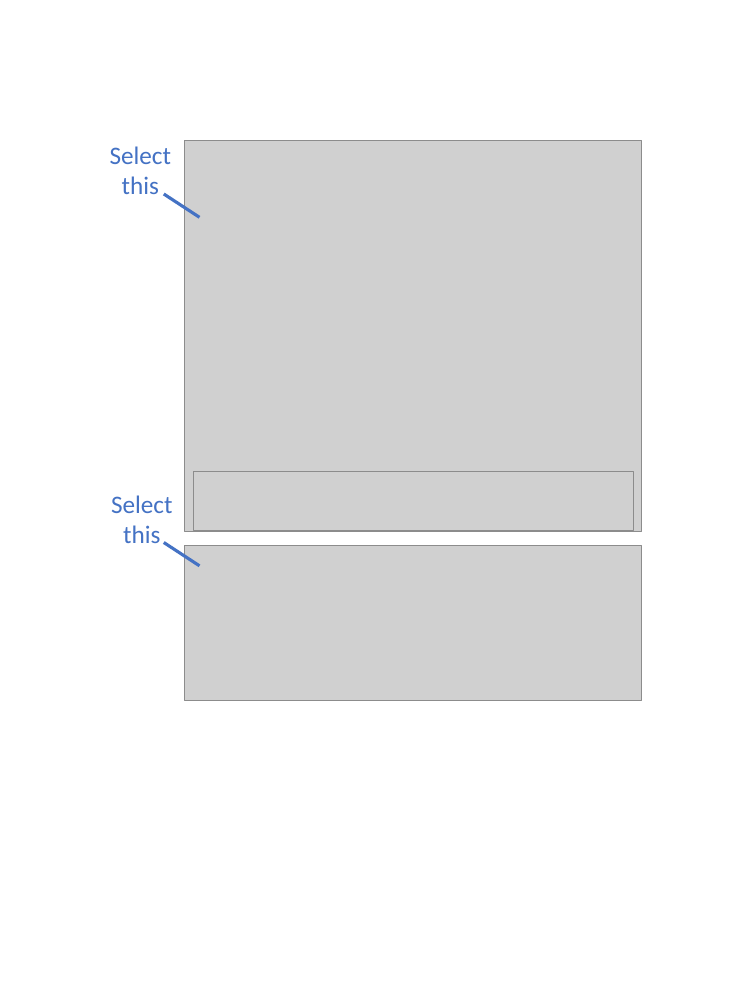
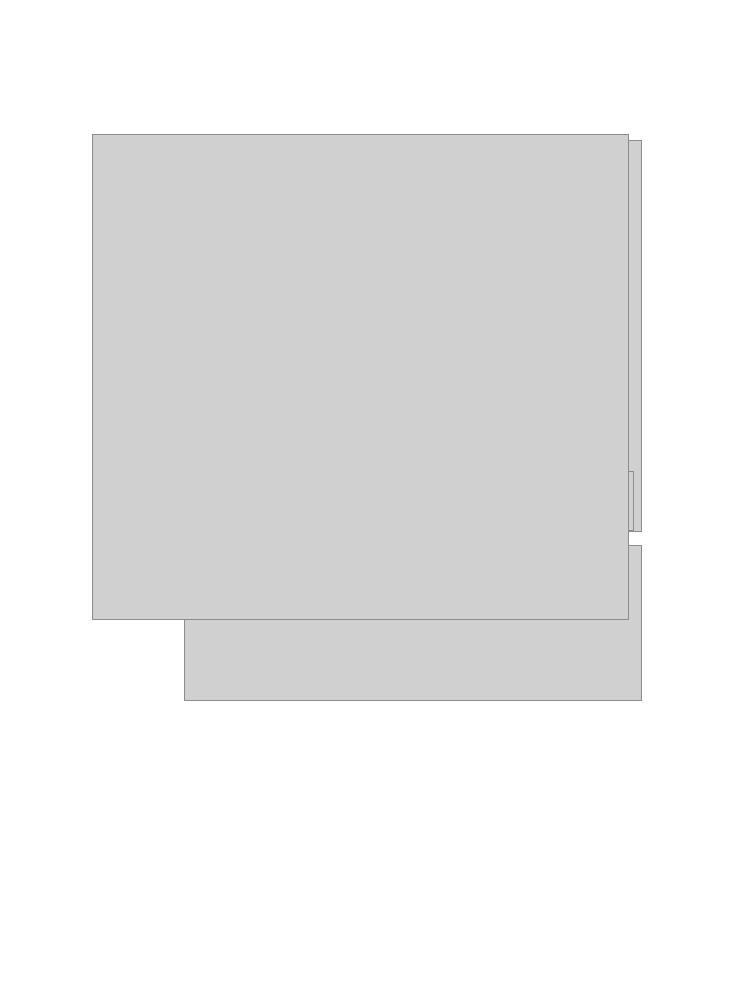
Before and after one commit to nbk5876/nbk5876.github.io, a slide deck: slide 1 of image/howToPost.pptx. Drawn at 756x1008 pixels with LibreOffice and Linux fonts; fonts in the diff are those of the drawing; grey boxes stand for pictures. Boxes give left, top, right and bottom in pixels: in the first picture for what was removed or moved away, otherwise in the second. Text is boxed around its words. In the diff, an @@ line names an element or a change of style, - is before the commit and + after.

```diff
--- a/image/howToPost.pptx
+++ b/image/howToPost.pptx
@@ picture added at bbox=[92, 134, 628, 619] @@
@@ text removed at bbox=[110, 146, 171, 194] @@
-Select this
@@ line removed from (163, 194) to (200, 218) @@
@@ text removed at bbox=[111, 495, 172, 543] @@
-Select this
@@ line removed from (163, 542) to (200, 565) @@
```
Also in this commit, not shown: 1 slide added, 2 other files.
